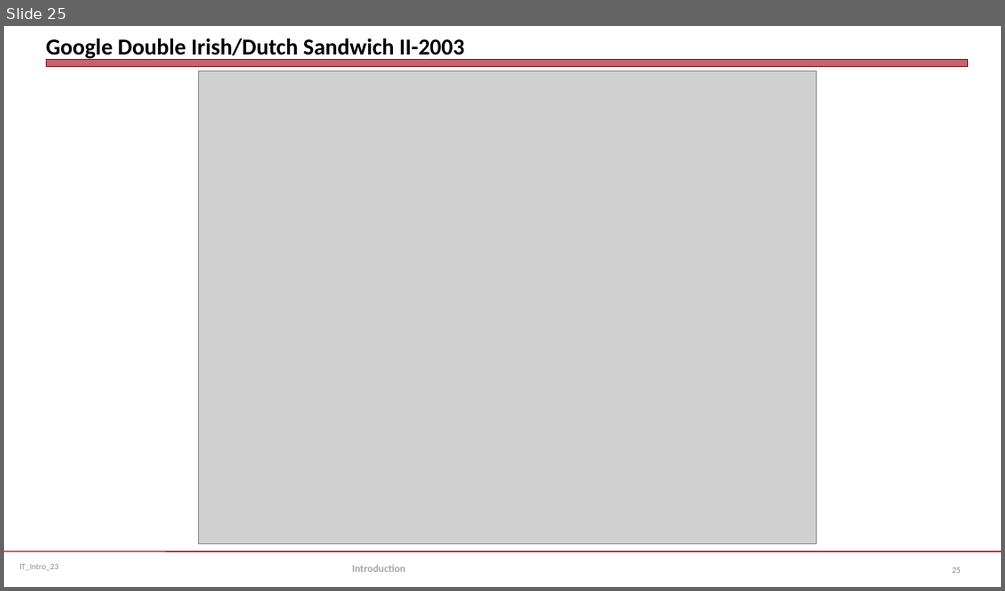
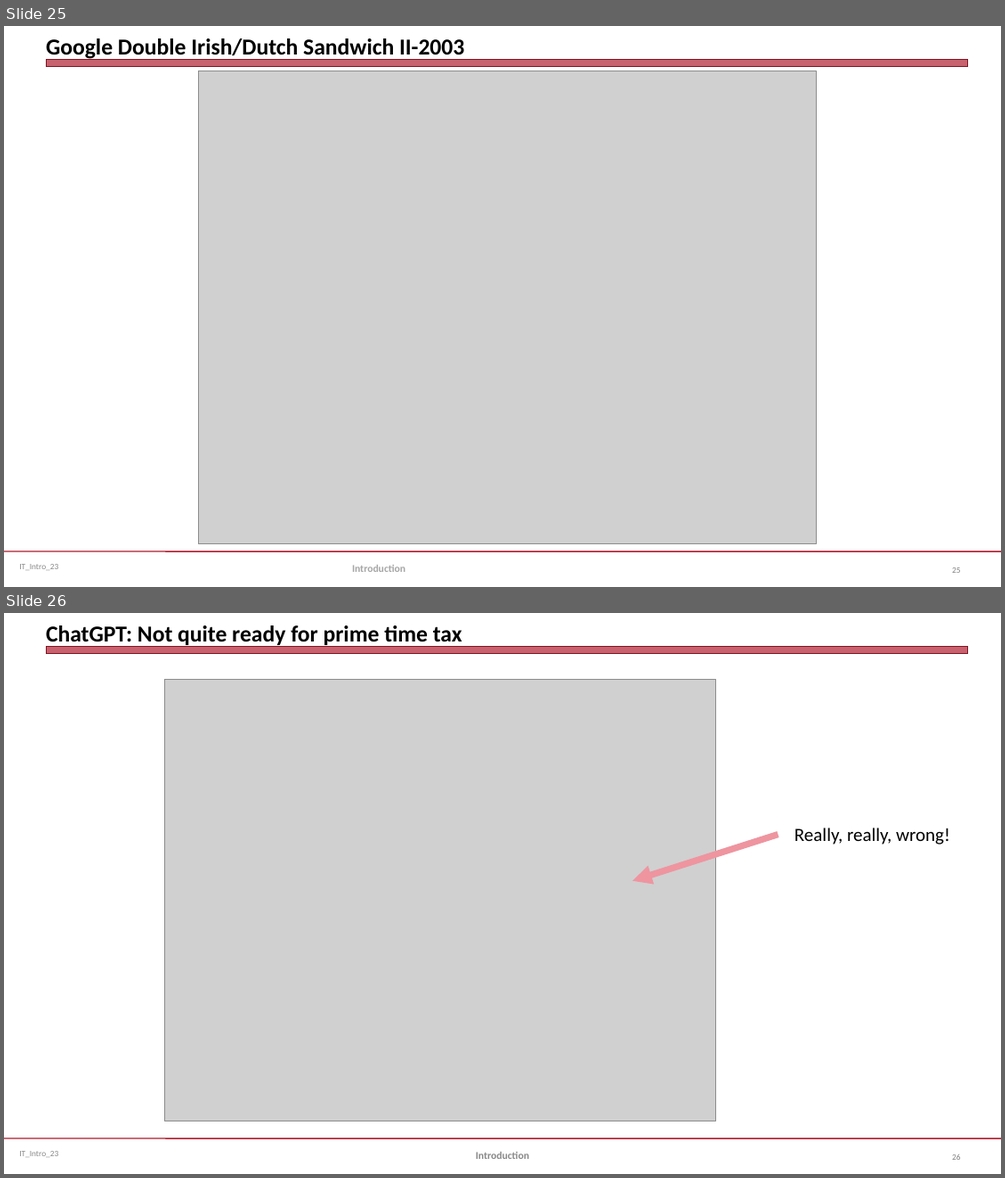
Before and after one commit to jmc877/International-Tax, a slide deck: slides/IT_Intro_23.pptx. Shown one above the other, each under a label of ours: slide 25 before the commit, slides 25 and 26 after it. The pictures are 1005x591 and 1005x1178 pixels, drawn with LibreOffice and Linux fonts; fonts in the diff are those of the drawing; grey boxes stand for pictures. Boxes give left, top, right and bottom in pixels: in the first picture for what was removed or moved away, otherwise in the second. Text is boxed around its words. In the diff, an @@ line names an element or a change of style, - is before the commit and + after.

```diff
--- a/slides/IT_Intro_23.pptx
+++ b/slides/IT_Intro_23.pptx
@@ slide 26 added at (4,613,1001,1174), background #FFFFFF; not listed: 3 template elements that a slide beside it also shows @@
@@ title added at (46,625,462,647), 22 pt, text #000000, bold @@
+ChatGPT: Not quite ready for prime time tax
@@ picture added at (165,680,716,1121) @@
@@ arrow added from (778, 835) to (633, 881), #EE95A0 6.25 pt @@
@@ text added at (794,827,950,844), 18 pt, text #000000 @@
+Really, really, wrong!
@@ text added at (476,1151,529,1159), 10 pt, text #898989, bold @@
+Introduction
@@ page number added at (952,1154,960,1159), 8 pt, text #808080 @@
+26
```
Also in this commit, not shown: 2 slides changed.
